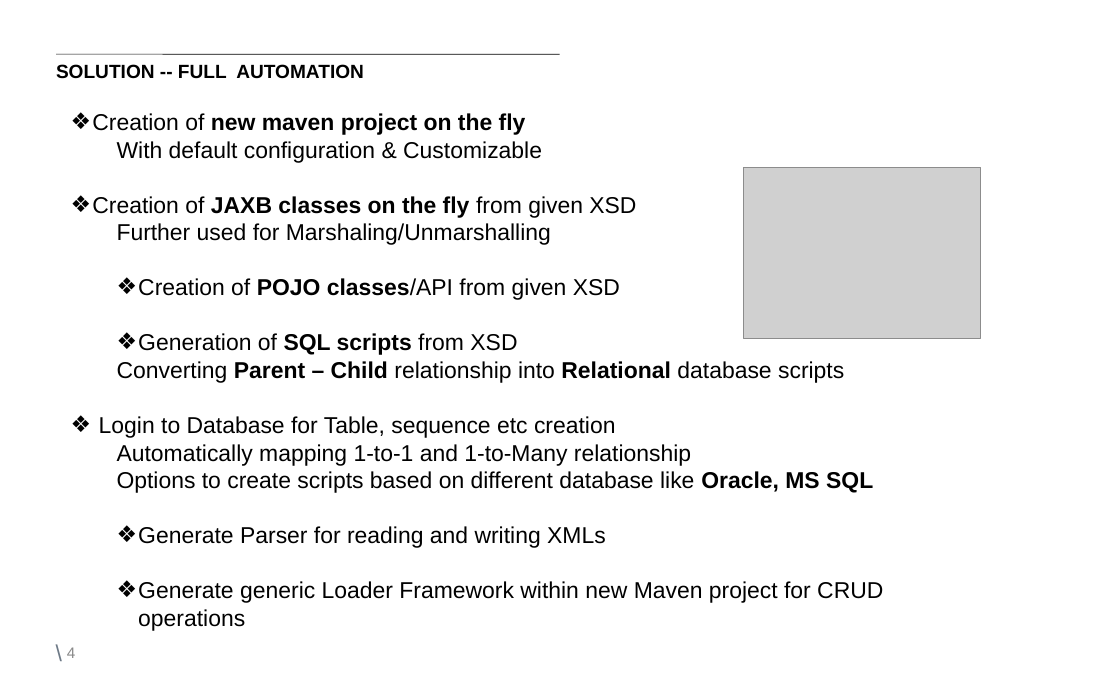
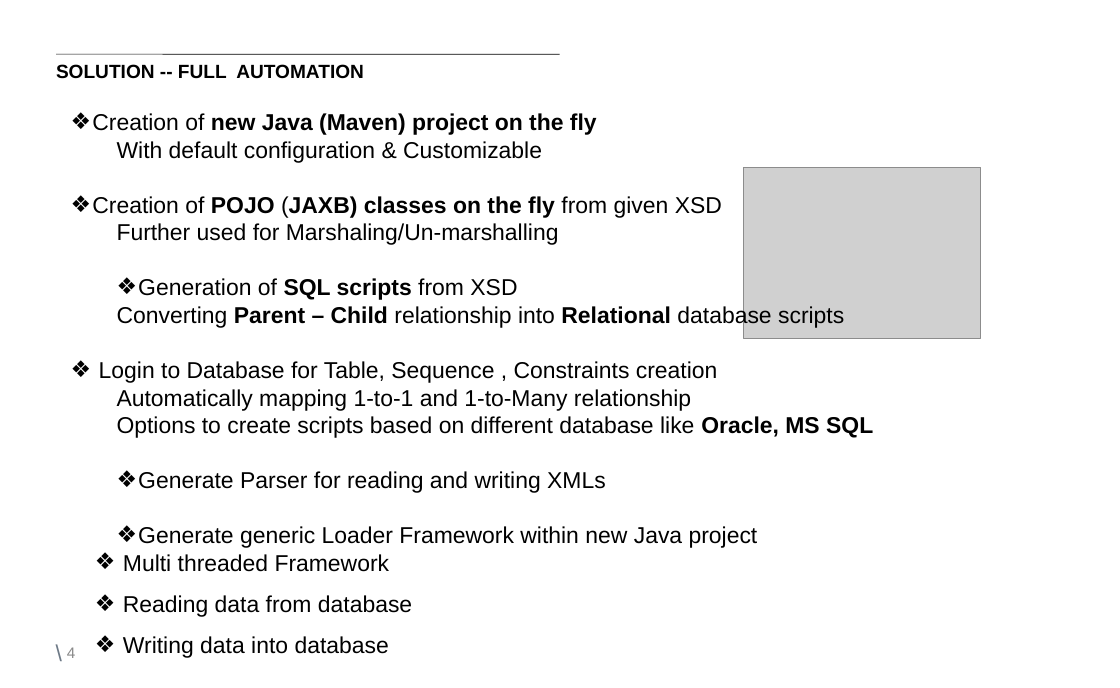
Before and after one commit to nitinsingh008/XML-Analytics, a slide deck: slide 4 of Document/XAP/Markit Technovation-XAP Phase1- 1.0v.ppt. Drawn at 1120x688 pixels with LibreOffice and Linux fonts; fonts in the diff are those of the drawing; grey boxes stand for pictures; background and template pictures are left out. Boxes give left, top, right and bottom in pixels: in the first picture for what was removed or moved away, otherwise in the second. Text is boxed around its words. In the diff, an @@ line names an element or a change of style, - is before the commit and + after.

```diff
--- a/Document/XAP/Markit Technovation-XAP Phase1- 1.0v.ppt
+++ b/Document/XAP/Markit Technovation-XAP Phase1- 1.0v.ppt
@@ text at [92, 113, 597, 135]: text changed @@
-❖ Creation of new maven project on the fly
+❖ Creation of new Java (Maven) project on the fly
@@ text at [92, 196, 722, 245]: text changed @@
-❖ Creation of JAXB classes on the fly from given XSD
-  Further used for Marshaling/Unmarshalling
-❖ Creation of POJO classes/API from given XSD
+❖ Creation of POJO (JAXB) classes on the fly from given XSD
+  Further used for Marshaling/Un-marshalling
@@ text at [99, 361, 718, 383]: text changed @@
-❖ Login to Database for Table, sequence etc creation
+❖ Login to Database for Table, Sequence , Constraints creation
@@ text at [123, 526, 758, 658]: text changed @@
-❖ Generate generic Loader Framework within new Maven project for CRUD operations
+❖ Generate generic Loader Framework within new Java project
+  ❖ Multi threaded Framework
+  ❖ Reading data from database
+  ❖ Writing data into database
```
Also in this commit, not shown: 1 other slide changed.
